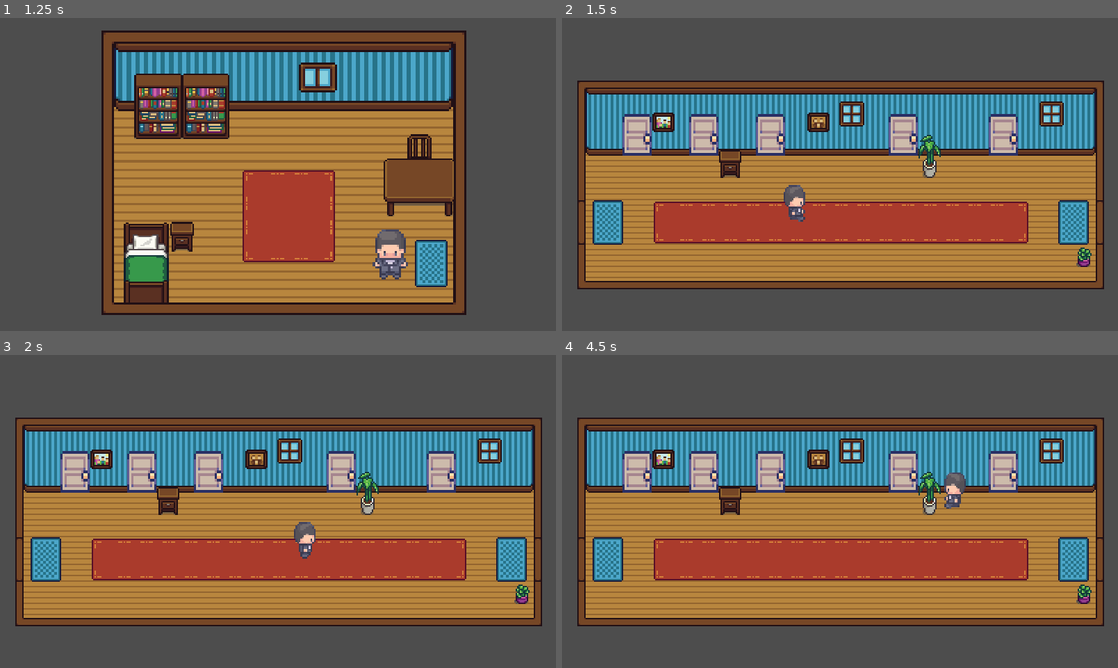
Above: before the commit, frames 1-4 (two rows, left to right).
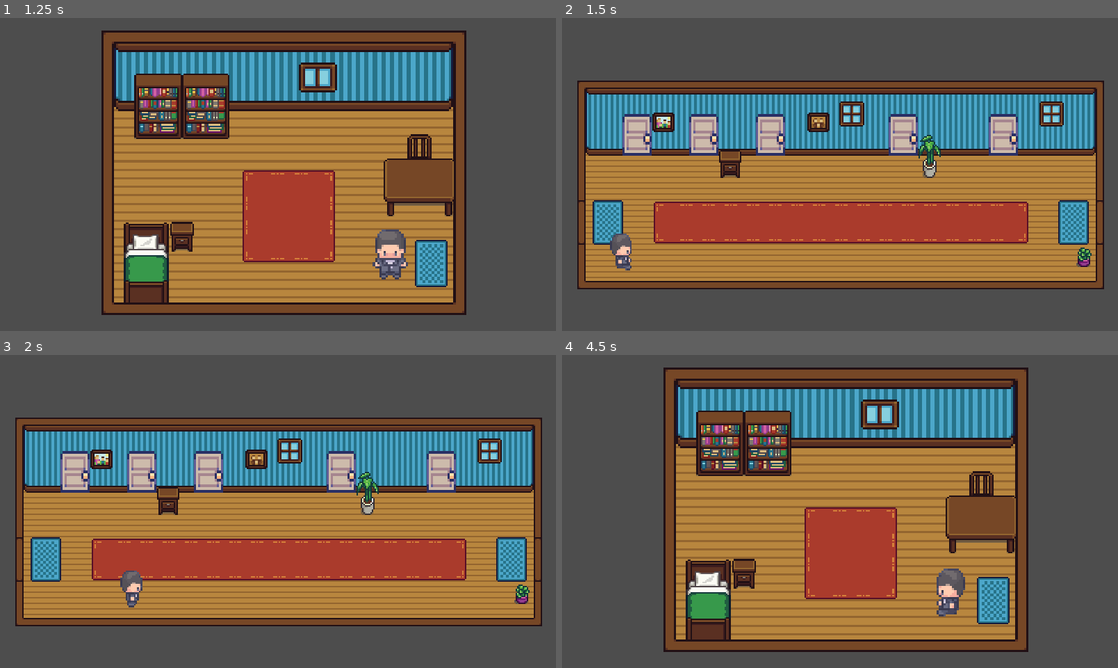
Above: after the commit, the same moments.

Repository: Poppo9/wild-jam-78
Game: Godot game, scene res://scenes/main_menu.tscn
Same seed, same stepped clock (60 frames per second), same inputs: the game is played once before the commit and once after it.
Inputs:
- Up to frame 1 (1.25 s): click "New Game" at 0.5 s
- Up to frame 2 (1.5 s): hold Right (ui_right) from 1.28 s (still down)
- Up to frame 3 (2 s): keep holding Right (ui_right)
- Up to frame 4 (4.5 s): release Right (ui_right) at 2.03 s; hold Down (ui_down) 2.03-2.78 s; hold Right (ui_right) 2.78-3.53 s; hold Up (ui_up) 3.53-4.28 s; hold Left (ui_left) from 4.28 s (still down)

Frame 1 is identical in both runs. In frame 2, 0.7% of the frame differs, in the area x 8-44%, y 53-81%; in frame 3, 0.7%; in frame 4, 70%, in the area x 2-98%, y 4-95%.

Commit message:
last room entered

Diff:
--- a/scenes/corridoio.tscn
+++ b/scenes/corridoio.tscn
@@ -556,13 +556,8 @@
 offset_right = 40.0
 offset_bottom = 40.0
 
-[node name="portasx" parent="Control" instance=ExtResource("5_akv8w")]
+[node name="porta0" parent="Control" instance=ExtResource("5_akv8w")]
 position = Vector2(-138.913, -16.015)
-rotation = -3.14159
-scale = Vector2(0.287437, 1.67773)
-
-[node name="portadx" parent="Control" instance=ExtResource("5_akv8w")]
-position = Vector2(219.336, -16.015)
 rotation = -3.14159
 scale = Vector2(0.287437, 1.67773)
 
@@ -590,3 +585,8 @@
 position = Vector2(157.365, -62.3194)
 rotation = 3.14159
 scale = Vector2(0.746031, -0.0602689)
+
+[node name="porta6" parent="Control" instance=ExtResource("5_akv8w")]
+position = Vector2(219.336, -16.015)
+rotation = -3.14159
+scale = Vector2(0.287437, 1.67773)
--- a/scripts/corridoio.gd
+++ b/scripts/corridoio.gd
@@ -8,14 +8,26 @@
 	var instance = pg_scene.instantiate()
 	instance.scale= Vector2(1.2,1.2)
 	instance.position = Global.bob_position
-	if Global.bob_position.x < -130: #fa schifo
+	if Global.bob_position.x < -130: #porta sx
 		instance.position = Global.bob_position + Vector2(20,0)
-		print(1)
-	elif Global.bob_position.x < 200: #fa schifo
+		Global.last_room_entered = 0
+	elif Global.bob_position.x < -80: #fa schifo
 		instance.position = Global.bob_position + Vector2(0,20)
-		print(2)
+		Global.last_room_entered = 1
+	elif Global.bob_position.x < -40: #fa schifo
+		instance.position = Global.bob_position + Vector2(0,20)
+		Global.last_room_entered = 2
+	elif Global.bob_position.x < 40: #fa schifo
+		instance.position = Global.bob_position + Vector2(0,20)
+		Global.last_room_entered = 3
+	elif Global.bob_position.x < 120: #fa schifo
+		instance.position = Global.bob_position + Vector2(0,20)
+		Global.last_room_entered = 4
+	elif Global.bob_position.x < 180: #fa schifo
+		instance.position = Global.bob_position + Vector2(0,20)
+		Global.last_room_entered = 5
 	else:
 		instance.position = Global.bob_position + Vector2(-20,0)
-		print(3)
-
+		Global.last_room_entered = 6
+	print("porta uscita" + str(Global.last_room_entered))
 	add_child(instance)
--- a/scripts/global.gd
+++ b/scripts/global.gd
@@ -2,10 +2,17 @@
 
 var giorno = 1
 var ora = 7
+var last_room_entered = 0
 
-var lista_stanze = ["res://scenes/stanza_gatto.tscn",
-"res://scenes/camera_2_0.tscn",
-"res://scenes/bagno.tscn",
+var lista_stanze = [
+	"res://scenes/camera_2_0.tscn",
+	"res://scenes/stanza_gatto.tscn",
+	"res://scenes/bagno.tscn",
+	"res://scenes/camera_2_0.tscn",
+	"res://scenes/camera_2_0.tscn",
+	"res://scenes/camera_2_0.tscn",
+	"res://scenes/camera_2_0.tscn",
 ]
 
-var bob_position = Vector2(0,-50)
+
+var bob_position = Vector2(-125,-15)
--- a/scripts/porta.gd
+++ b/scripts/porta.gd
@@ -13,20 +13,62 @@
 
 func _on_area_2d_body_entered(body: Node2D) -> void:
 
+	# Entrare in una stanza
 	if get_tree().current_scene.name == "corridoio":
 		Global.bob_position = body.position
 		var rand_num = randi_range(0,2)
-		get_tree().call_deferred("change_scene_to_file",Global.lista_stanze[1])
+		# TODO AGGIUNGERE LOGICHE CHE IN FUNZIONE DEL GIORNO RANDOMIZZA O MENO LA STANZA
+		update_last_room(body.position.x)
+		get_tree().call_deferred("change_scene_to_file",Global.lista_stanze[Global.last_room_entered])
 		clock_tick(true)
+	#tornare al corridoio
 	else:
 		get_tree().call_deferred("change_scene_to_file","res://scenes/corridoio.tscn")
+		update_last_room(body.position.x)
 
 func clock_tick(debug:bool):
 	if Global.ora >= 24:
-		Global.ora = 1
+		Global.ora -= 23
 		Global.giorno +=1
 	else:
 		Global.ora += 1
 	if debug:
 		print("Ora: " + str(Global.ora))
 		print("Giorno: " + str(Global.giorno))
+
+func check_porta_entrata(x_body) -> int:
+	var n_porta = -1
+	if x_body < -130: #porta sx
+		n_porta = 0
+	elif x_body < -80: #fa schifo
+		n_porta = 1
+	elif x_body < -40: #fa schifo
+		n_porta = 2
+	elif x_body < 40: #fa schifo
+		n_porta = 3
+	elif x_body < 120: #fa schifo
+		n_porta = 4
+	elif x_body < 180: #fa schifo
+		n_porta = 5
+	else:
+		n_porta = 6
+	return n_porta
+
+func update_last_room(x_body):
+	if x_body < -130: #porta sx
+		Global.last_room_entered = 0
+	elif x_body < -80: #fa schifo
+		Global.last_room_entered = 1
+	elif x_body < -40: #fa schifo
+		Global.last_room_entered = 2
+	elif x_body < 40: #fa schifo
+		Global.last_room_entered = 3
+	elif x_body < 120: #fa schifo
+		Global.last_room_entered = 4
+	elif x_body < 180: #fa schifo
+		Global.last_room_entered = 5
+	else:
+		Global.last_room_entered = 6
+
+func is_stessa_stanza() -> bool:
+	return false
